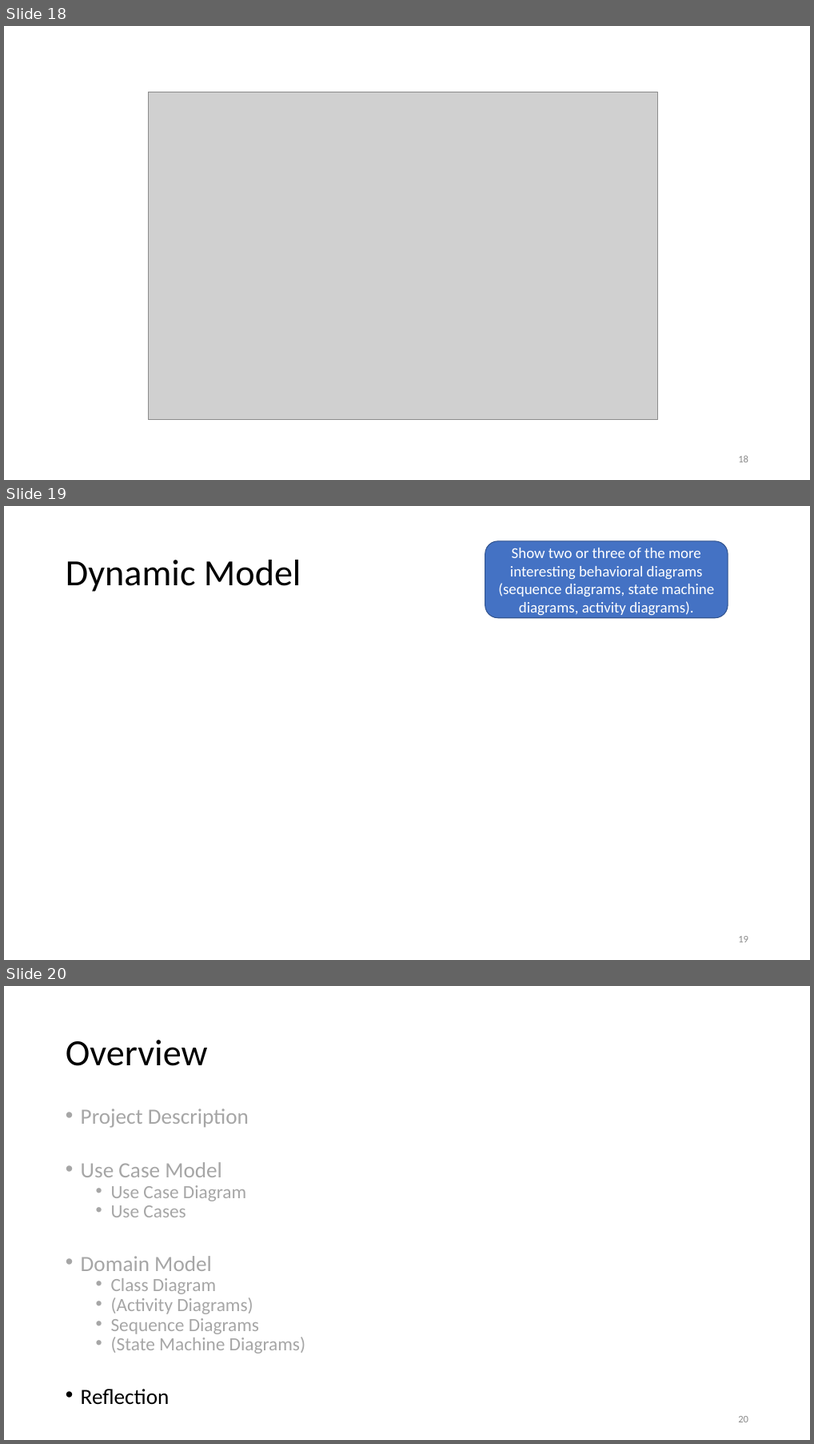
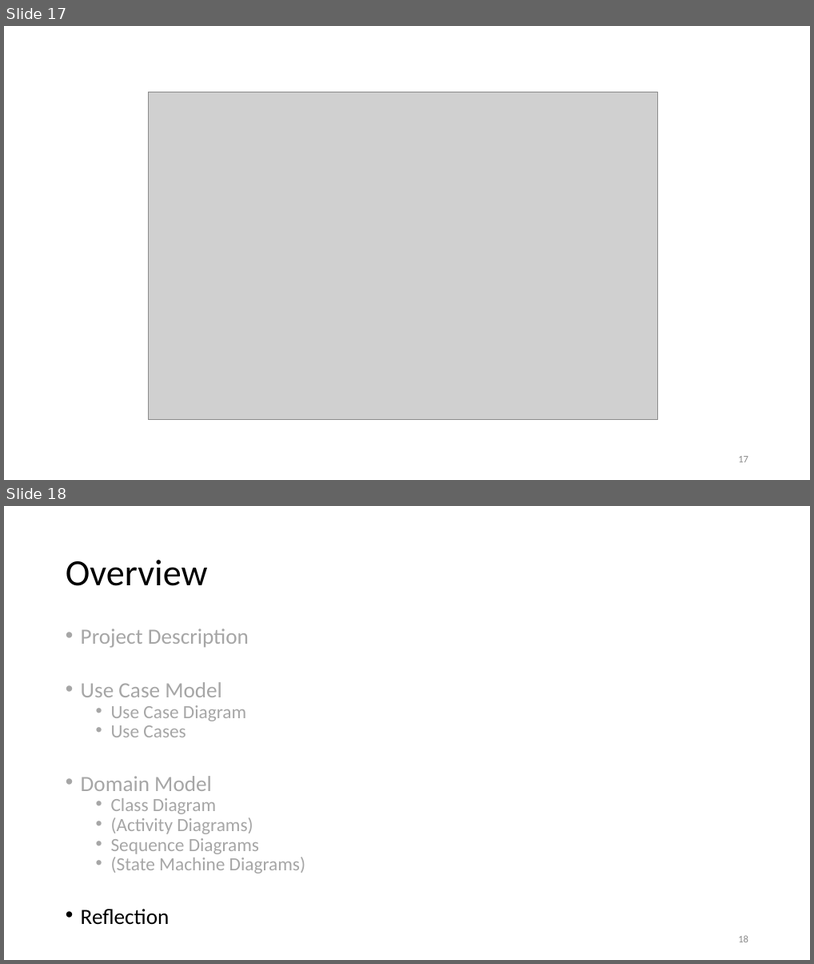
Before and after one commit to datduyng/networkflow.java, a slide deck: slides/increment02-use-case-analysis.pptx. Shown one above the other, each under a label of ours: slides 18, 19 and 20 before the commit, slides 17 and 18 after it. The pictures are 814x1444 and 814x964 pixels, drawn with LibreOffice and Linux fonts; fonts in the diff are those of the drawing; grey boxes stand for pictures. Boxes give left, top, right and bottom in pixels: in the first picture for what was removed or moved away, otherwise in the second. Text is boxed around its words. In the diff, an @@ line names an element or a change of style, - is before the commit and + after.

```diff
--- a/slides/increment02-use-case-analysis.pptx
+++ b/slides/increment02-use-case-analysis.pptx
@@ slide 19 removed at (x1=4, y1=506, x2=810, y2=960), background #FFFFFF @@
@@ rounded rectangle removed at (x1=486, y1=541, x2=728, y2=618) @@
-Show two or three of the more interesting behavioral diagrams (sequence diagrams, state machine diagrams, activity diagrams).
@@ title removed at (x1=66, y1=560, x2=302, y2=592) @@
-Dynamic Model
@@ page number removed at (x1=738, y1=936, x2=749, y2=942) @@
-19
@@ what was slide 18 is now slide 17 @@
@@ page number at (x1=738, y1=456, x2=749, y2=462): text changed @@
-18
+17
@@ what was slide 20 is now slide 18 @@
@@ page number at (x1=738, y1=935, x2=749, y2=942): text changed @@
-20
+18
```
Also in this commit, not shown: 2 slides changed, 1 other slide removed, 2 other files.
